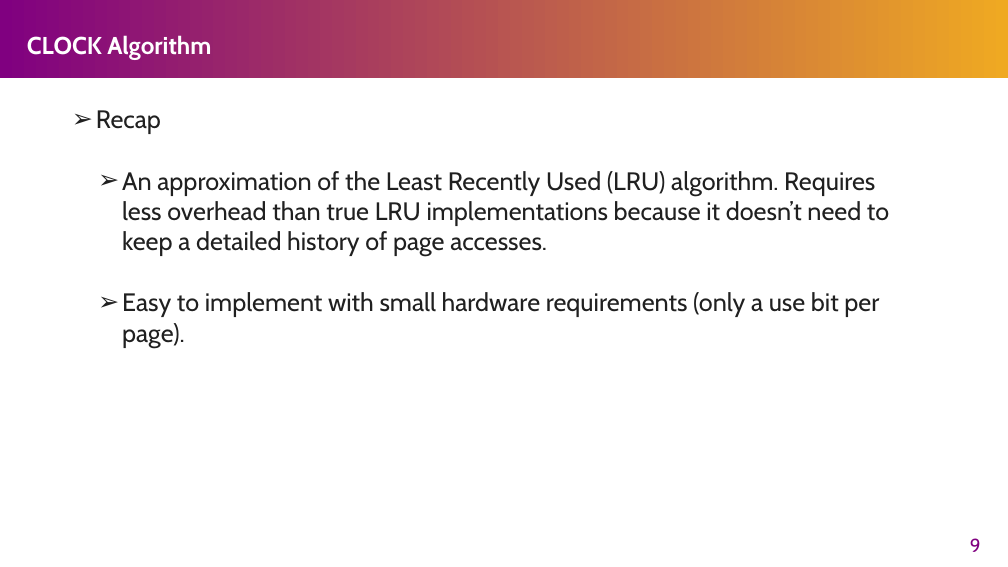
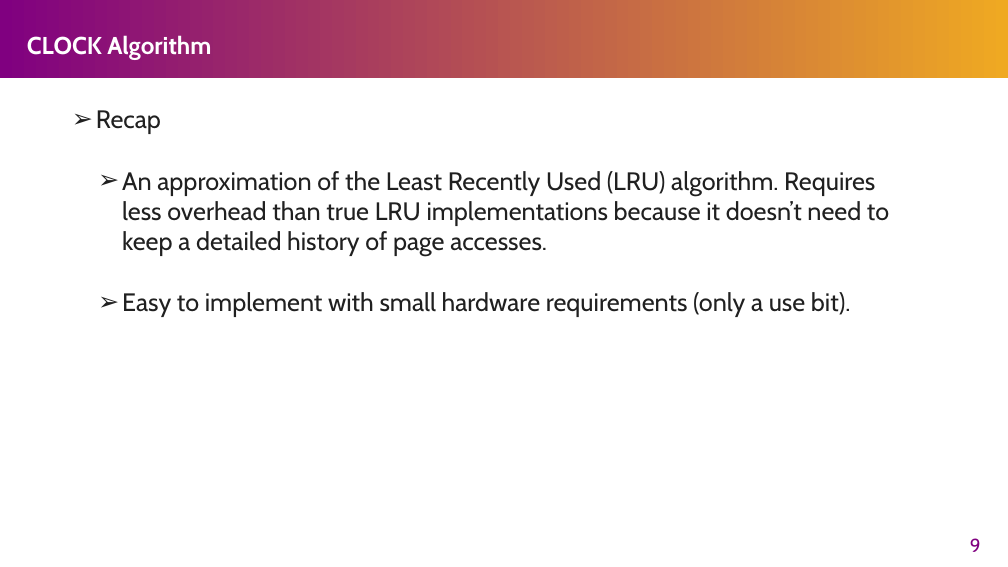
Before and after one commit to Marcusleeleelee/CSCI3150, a slide deck: slide 9 of tutorial/T09/tut09.pptx. Drawn at 1008x567 pixels with LibreOffice and Linux fonts; fonts in the diff are those of the drawing. Boxes give left, top, right and bottom in pixels: in the first picture for what was removed or moved away, otherwise in the second. Text is boxed around its words. In the diff, an @@ line names an element or a change of style, - is before the commit and + after.

```diff
--- a/tutorial/T09/tut09.pptx
+++ b/tutorial/T09/tut09.pptx
@@ text at [122,292,851,317]: text changed @@
-  ➢ Easy to implement with small hardware requirements (only a use bit per page).
+  ➢ Easy to implement with small hardware requirements (only a use bit).
```
Also in this commit, not shown: 3 other slides changed.
